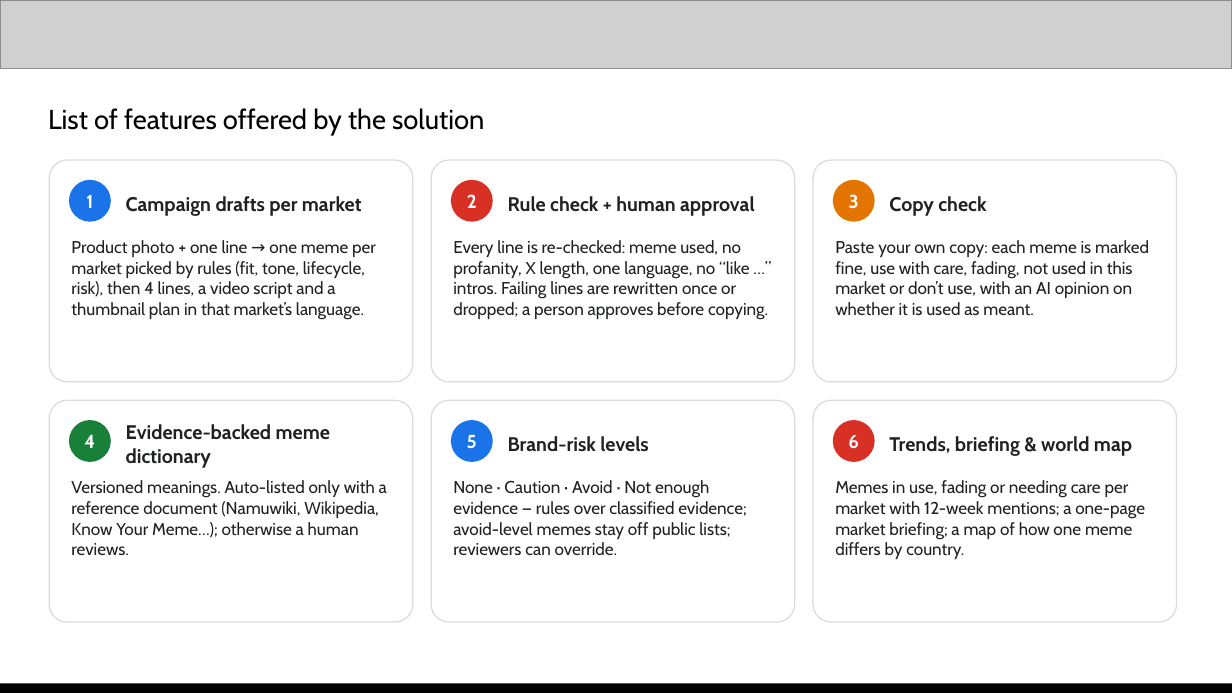
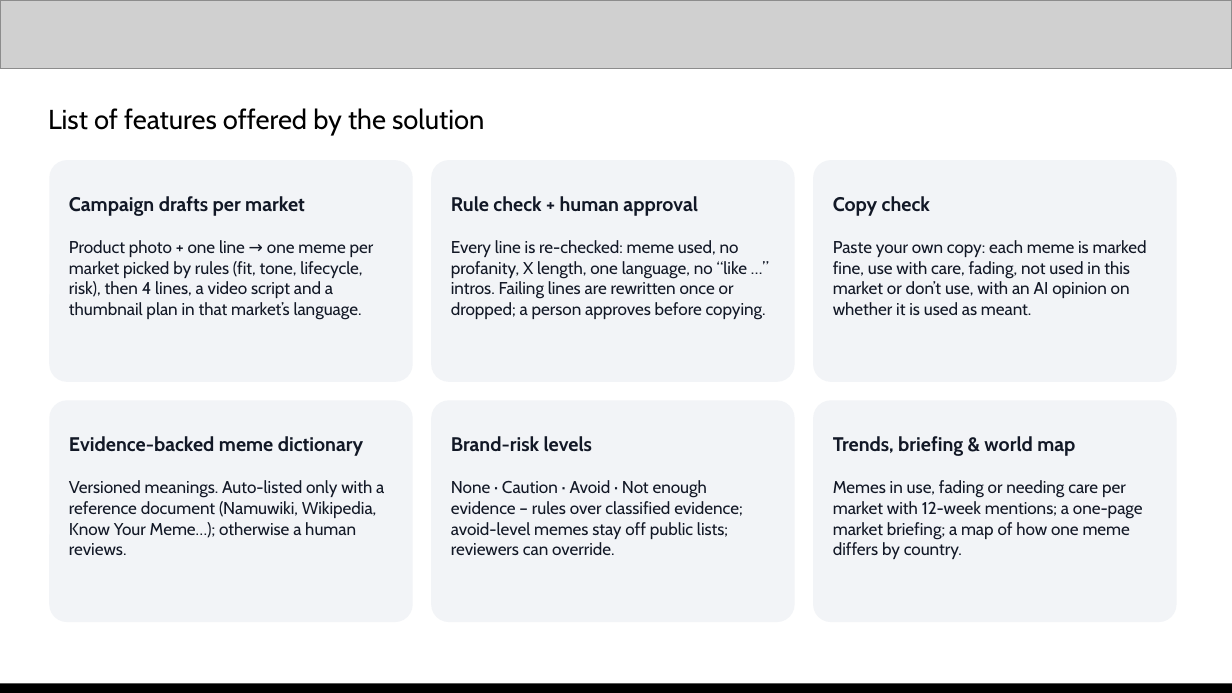
Before and after one commit to Sihyeon-Ji/trend-interpreter, a slide deck: slide 4 of docs/대회/제출/AI-Builder-Cup-제출-초안.pptx. Drawn at 1232x693 pixels with LibreOffice and Linux fonts; fonts in the diff are those of the drawing; grey boxes stand for pictures. Boxes give left, top, right and bottom in pixels: in the first picture for what was removed or moved away, otherwise in the second. Text is boxed around its words. In the diff, an @@ line names an element or a change of style, - is before the commit and + after.

Commit message:
docs: 발표 자료를 웹 톤으로 다시 꾸미고 최신 사례·그래프·표·화면 사진 넣기
- 웹 무대 색(글자 #121826·판 #f2f4f7, 파란색은 사람 승인만), 색 번호 원·테두리 카드·긴 대시 제거
- Why now: 스타벅스 코리아 탱크데이(2026-05)·Journal of Marketing Research(2025) 사례와 Morning Consult 그래프
- 기존 도구 비교표, 회차별 어울림 그래프, 운영 화면 네 장, 효과·실현성 숫자 갱신
- 옛 추천 화면 와이어프레임 슬라이드 삭제
- README(영어·한국어) Why it matters에 같은 최신 사례 추가

```diff
--- a/docs/대회/제출/AI-Builder-Cup-제출-초안.pptx
+++ b/docs/대회/제출/AI-Builder-Cup-제출-초안.pptx
@@ text "List of features offered by ..." at [48,108,484,135]: text colour #000000 to none @@
@@ text "Campaign drafts per market": place and size @@
-text "Campaign drafts per market" at [126,196,362,216]
+text "Campaign drafts per market" at [69,196,305,216]
@@ ellipse removed at [69,180,111,222] @@
-1
@@ text "Rule check + human approval": place and size @@
-text "Rule check + human approval" at [508,196,755,216]
+text "Rule check + human approval" at [451,196,698,216]
@@ ellipse removed at [451,180,493,222] @@
-2
@@ text "Copy check": place and size @@
-text "Copy check" at [889,196,986,216]
+text "Copy check" at [833,196,930,216]
@@ ellipse removed at [833,180,875,222] @@
-3
@@ fill #FFFFFF to #F2F4F7; outline #DADCE0 0.75 pt to none in 6 elements at [49,160,413,382], [431,160,795,382], [813,160,1177,382], [49,400,413,622], [431,400,795,622], [813,400,1177,622] @@
@@ text "Evidence-backed meme dictionary": place and size @@
-text "Evidence-backed meme dictionary" at [126,424,330,468]
+text "Evidence-backed meme dictionary" at [69,436,363,456]
@@ ellipse removed at [69,420,111,462] @@
-4
@@ text "Brand-risk levels": place and size @@
-text "Brand-risk levels" at [508,436,648,452]
+text "Brand-risk levels" at [451,436,592,452]
@@ ellipse removed at [451,420,493,462] @@
-5
@@ text colour #202124 to #121826 in 11 elements at [69,240,374,320], [451,240,766,320], [69,480,384,555], [833,240,1147,315], [833,480,1143,559], [69,196,305,216], [451,196,698,216], [833,196,930,216], [69,436,363,456], [451,436,592,452], [833,436,1075,456] @@
@@ text "Trends, briefing & world map": place and size @@
-text "Trends, briefing & world map" at [889,436,1132,456]
+text "Trends, briefing & world map" at [833,436,1075,456]
@@ ellipse removed at [833,420,875,462] @@
-6
@@ text at [451,480,742,555]: text changed; text colour #202124 to #121826 @@
-None · Caution · Avoid · Not enough evidence — rules over classified evidence; avoid-level memes stay off public lists; reviewers can override.
+None · Caution · Avoid · Not enough evidence – rules over classified evidence; avoid-level memes stay off public lists; reviewers can override.
```
Also in this commit, not shown: 12 other slides changed, 1 slide removed, 3 other files.
